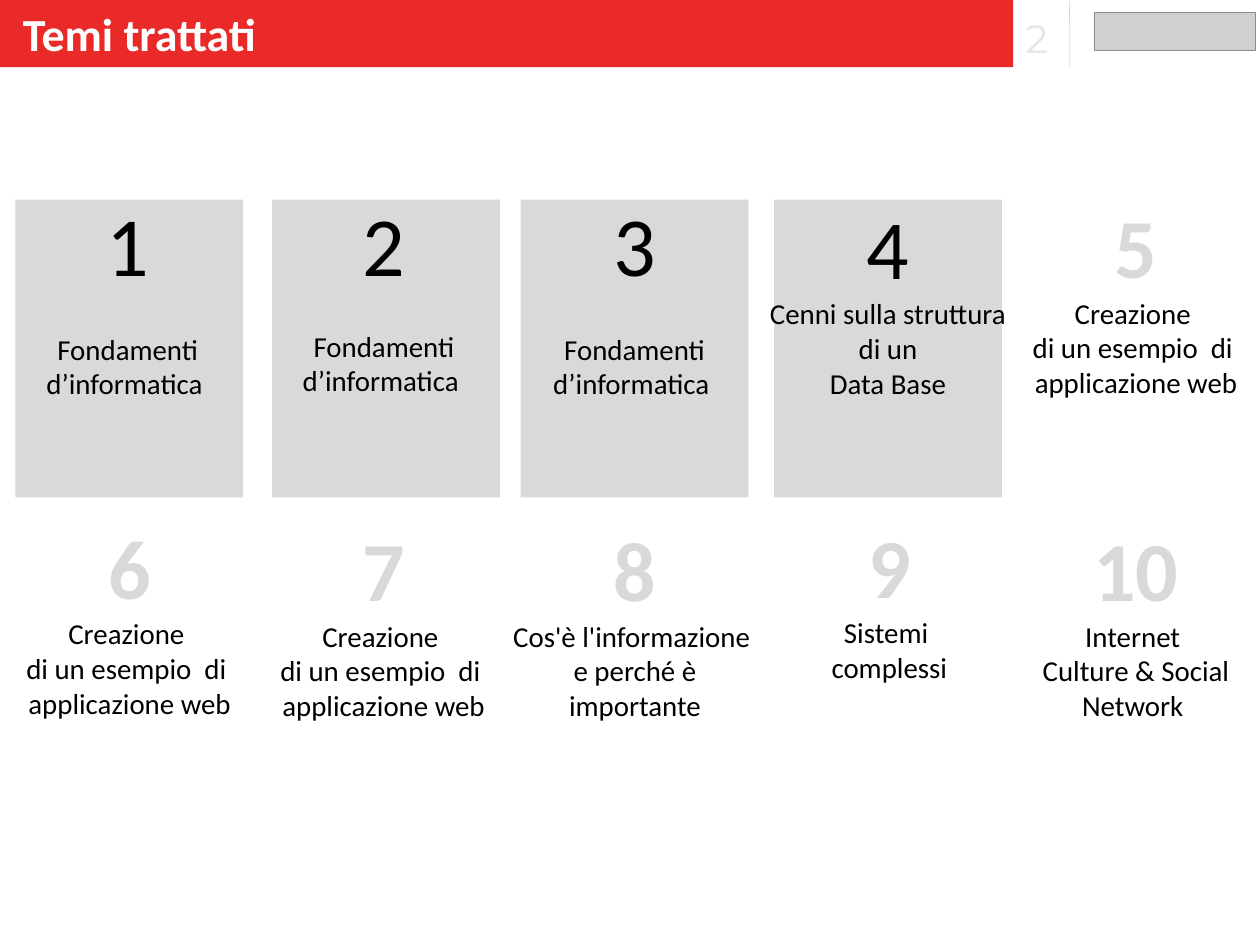
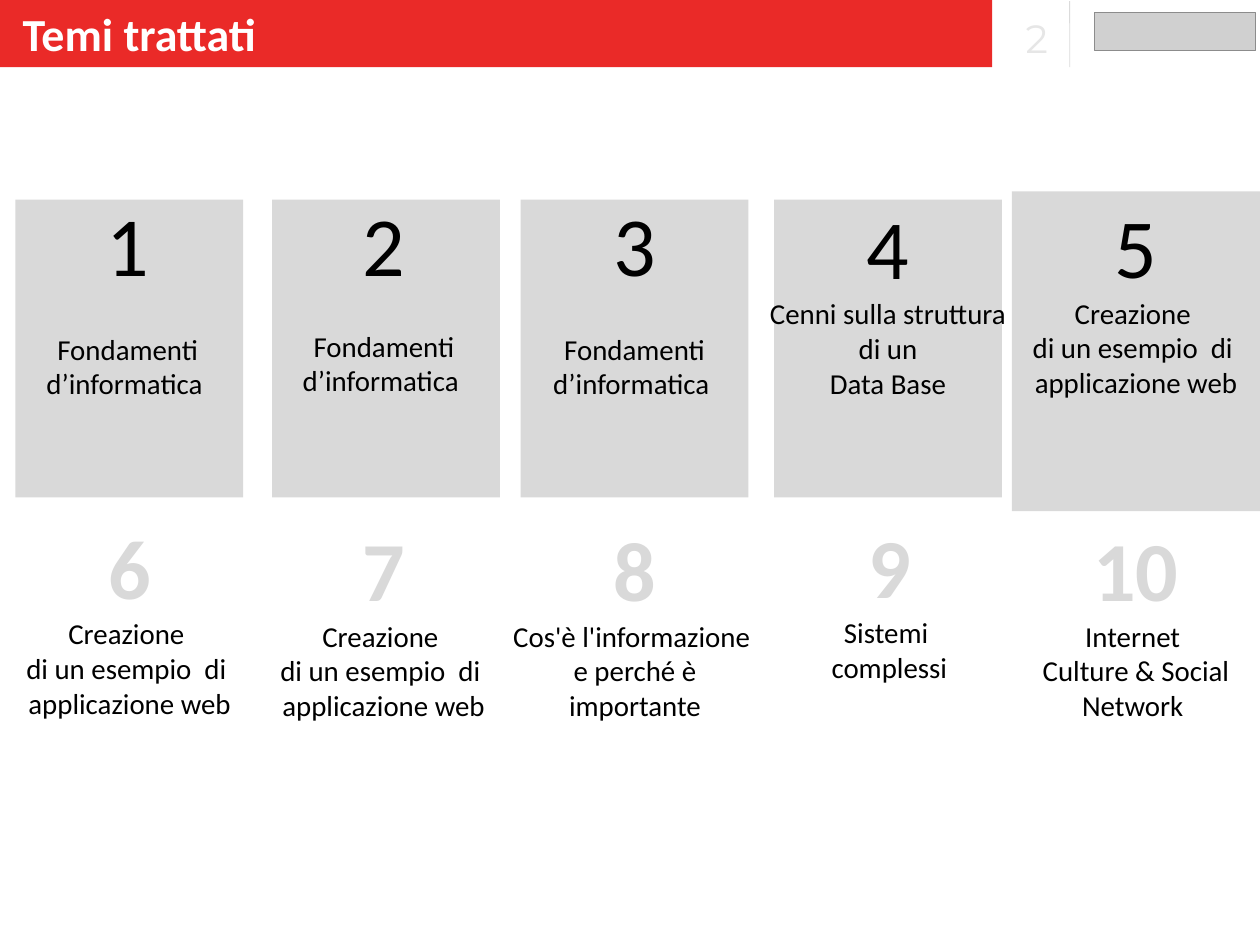
Before and after one commit to banzaiberry/leonardo, a slide deck: slide 2 of Lezioni_5_6_7/Lezione_5/Slide.pptx. Drawn at 1260x945 pixels with LibreOffice and Linux fonts; fonts in the diff are those of the drawing; grey boxes stand for pictures; background and template pictures are left out. Boxes give left, top, right and bottom in pixels: in the first picture for what was removed or moved away, otherwise in the second. Text is boxed around its words. In the diff, an @@ line names an element or a change of style, - is before the commit and + after.

```diff
--- a/Lezioni_5_6_7/Lezione_5/Slide.pptx
+++ b/Lezioni_5_6_7/Lezione_5/Slide.pptx
@@ rectangle "Temi trattati": place and size @@
-rectangle "Temi trattati" at [0, 0, 1014, 67]
+rectangle "Temi trattati" at [0, 0, 992, 67]
@@ rectangle "5": place and size @@
-rectangle "5" at [1033, 199, 1237, 398]
+rectangle "5" at [1012, 192, 1260, 511]
@@ rectangle "5" at [1012, 192, 1260, 511]: fill none to #D9D9D9 @@
@@ text in rectangle at [1115, 224, 1158, 279]: text colour #D9D9D9 to #000000, bold off in "5" @@
```
Also in this commit, not shown: 3 other slides changed, 13 slides added, 1 slide removed, 1 other file.
